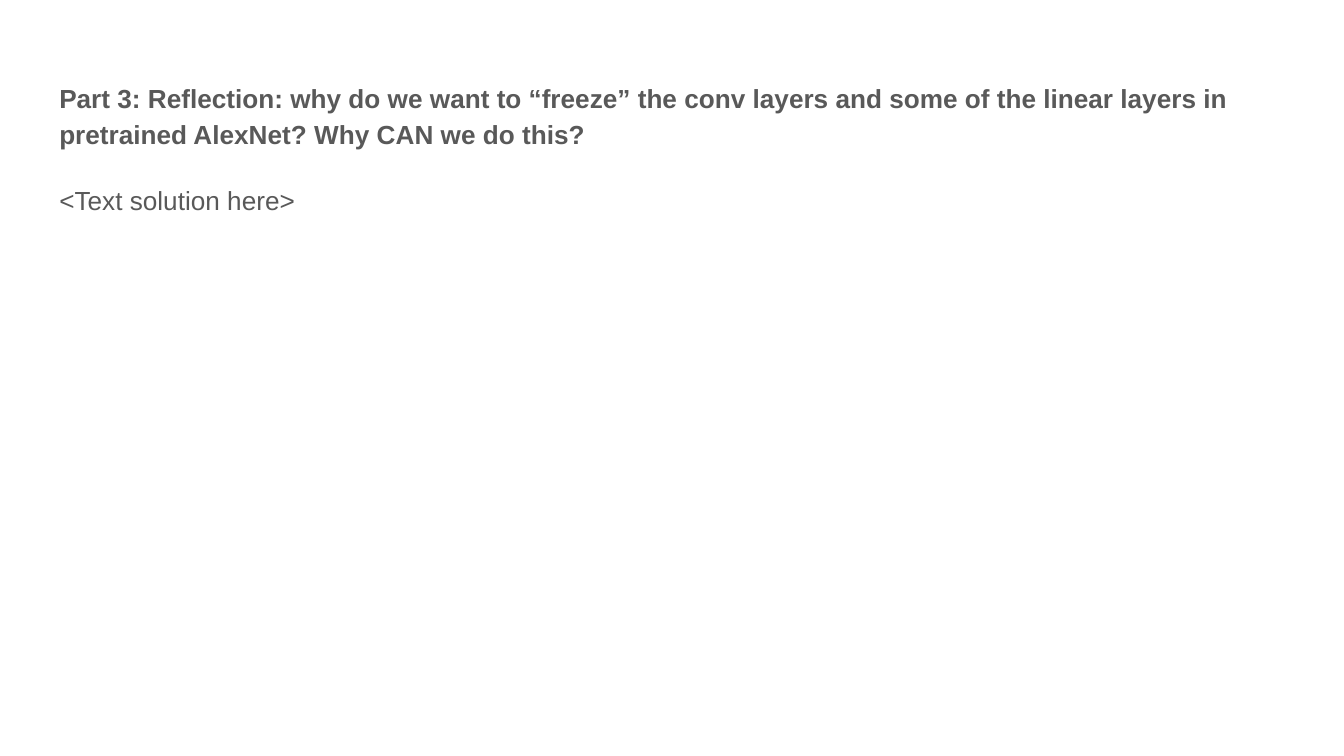
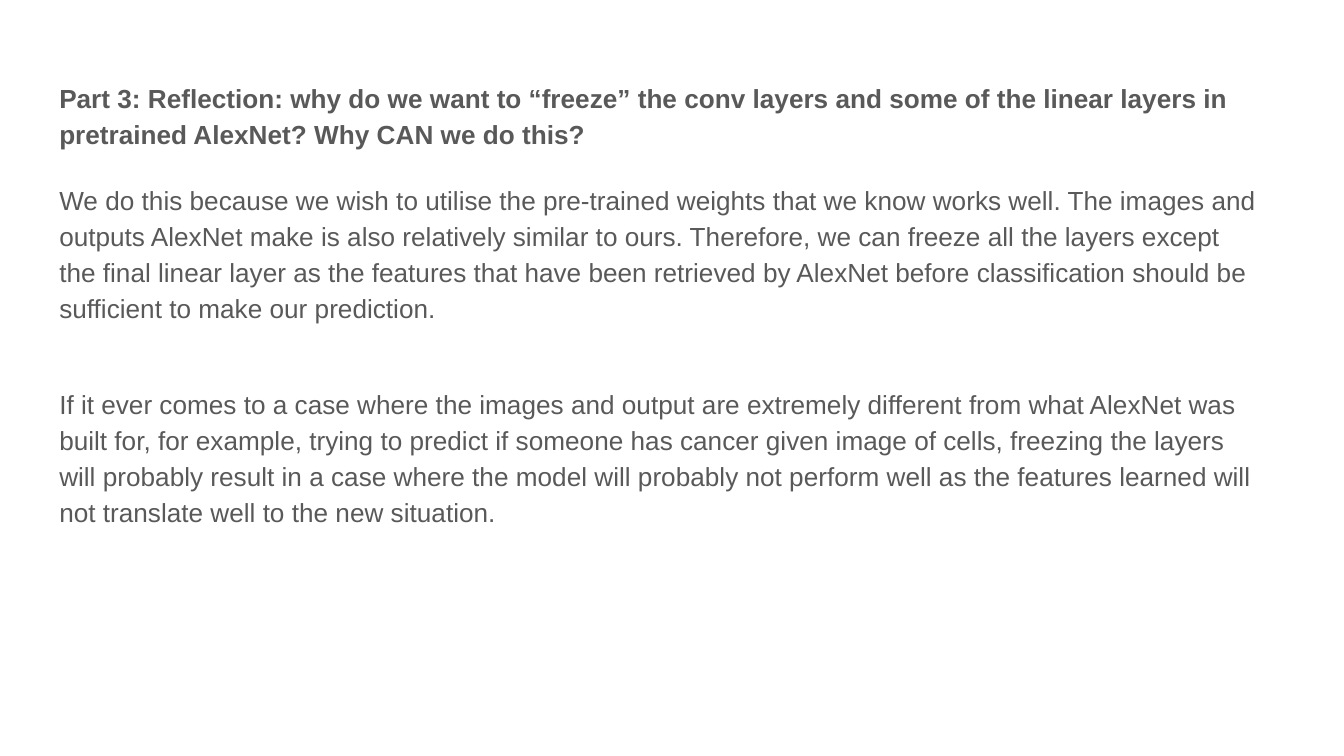
Before and after one commit to KokJianYu/CS4476-Gatech-, a slide deck: slide 9 of proj6_v1/proj6_template.pptx. Drawn at 1344x756 pixels with LibreOffice and Linux fonts; fonts in the diff are those of the drawing. Boxes give left, top, right and bottom in pixels: in the first picture for what was removed or moved away, otherwise in the second. Text is boxed around its words. In the diff, an @@ line names an element or a change of style, - is before the commit and + after.

```diff
--- a/proj6_v1/proj6_template.pptx
+++ b/proj6_v1/proj6_template.pptx
@@ text at [59,191,1256,522]: text changed @@
-<Text solution here>
+We do this because we wish to utilise the pre-trained weights that we know works well. The images and outputs AlexNet make is also relatively similar to ours. Therefore, we can freeze all the layers except the final linear layer as the features that have been retrieved by AlexNet before classification should be sufficient to make our prediction.
+If it ever comes to a case where the images and output are extremely different from what AlexNet was built for, for example, trying to predict if someone has cancer given image of cells, freezing the layers will probably result in a case where the model will probably not perform well as the features learned will not translate well to the new situation.
```
Also in this commit, not shown: 9 other slides changed, 14 other files.
